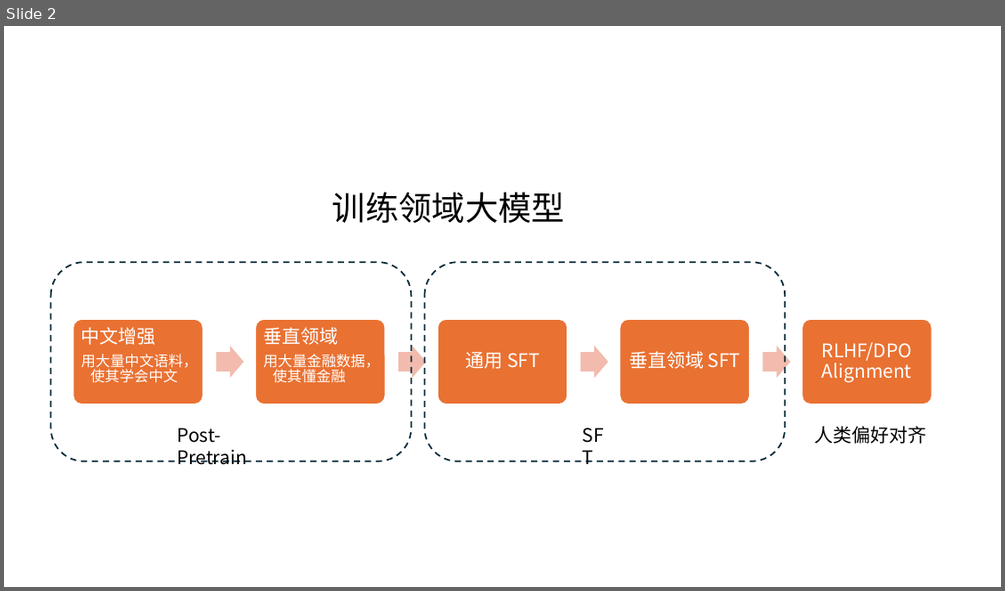
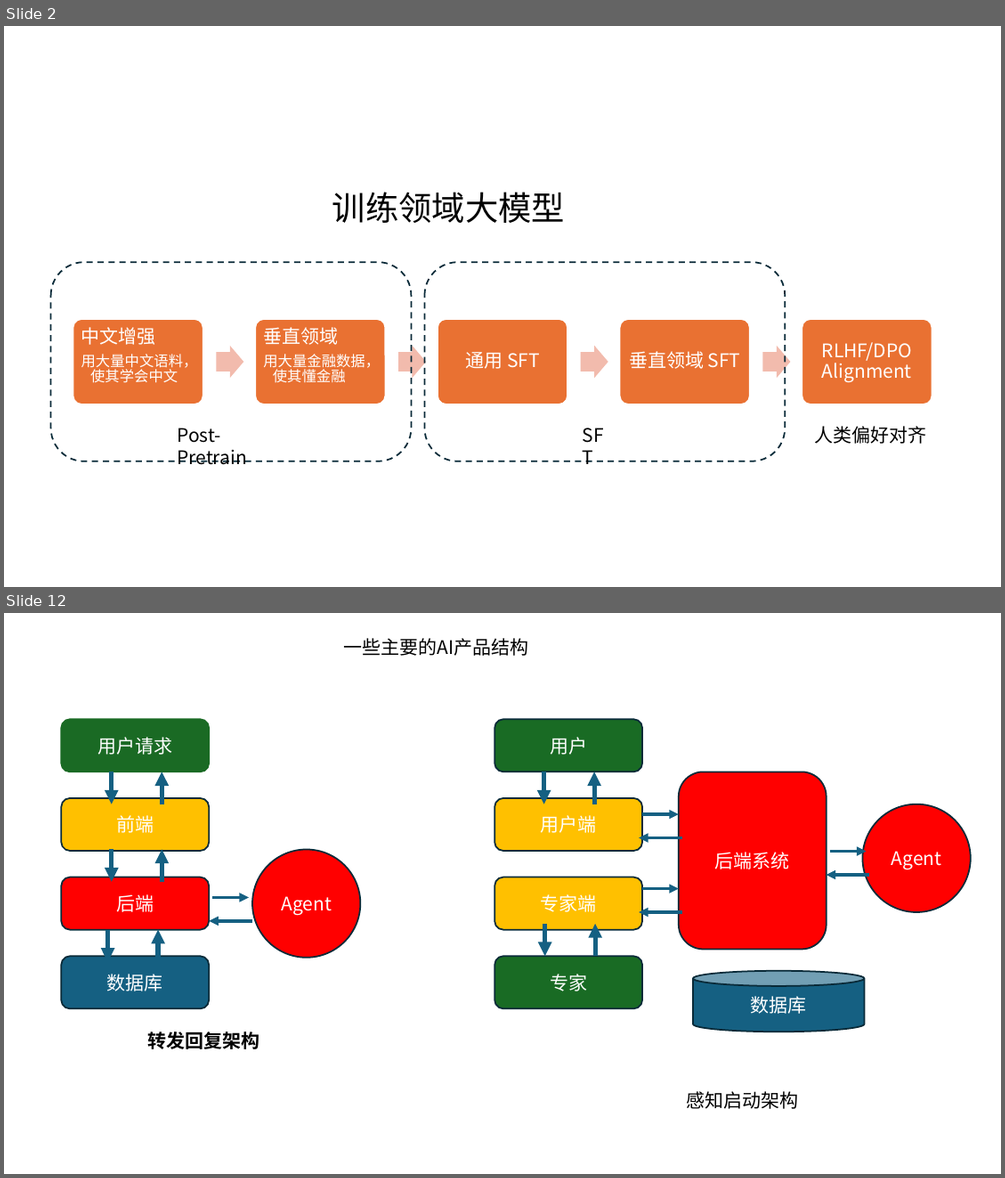
Before and after one commit to guofei9987/a, a slide deck: nn/nn.pptx. Shown one above the other, each under a label of ours: slide 2 before the commit, slides 2 and 12 after it; the slides between them are not shown. The pictures are 1005x591 and 1005x1178 pixels, drawn with LibreOffice and Linux fonts; fonts in the diff are those of the drawing. Boxes give left, top, right and bottom in pixels: in the first picture for what was removed or moved away, otherwise in the second. Text is boxed around its words. In the diff, an @@ line names an element or a change of style, - is before the commit and + after.

```diff
--- a/nn/nn.pptx
+++ b/nn/nn.pptx
@@ slide 12 added at bbox=[4, 613, 1001, 1174], background #FFFFFF @@
@@ text added at bbox=[343, 638, 528, 656], 18 pt, text #000000 @@
+一些主要的AI产品结构
@@ cylinder added at bbox=[693, 971, 864, 1031], fill #156082, outline #092A39 1.5 pt, 18 pt, text #FFFFFF @@
+数据库
@@ group added at bbox=[62, 719, 360, 1049]: 8 arrows, 4 rounded rectangles, 1 ellipse, 1 text @@
+用户请求
+前端
+后端
+数据库
+Agent
+转发回复架构
@@ group added at bbox=[494, 719, 971, 1109]: 10 arrows, 5 rounded rectangles, 1 ellipse, 1 text @@
+用户
+用户端
+专家端
+专家
+后端系统
+Agent
+感知启动架构
```
Also in this commit, not shown: 14 other slides added, 5 other files.
